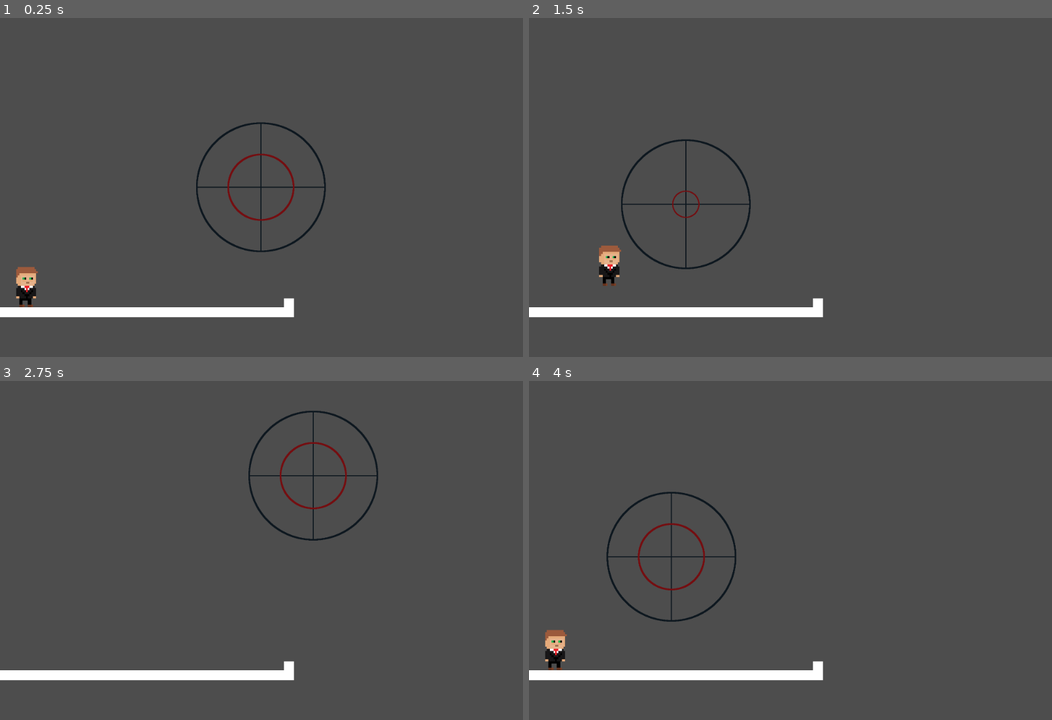
Above: before the commit, frames 1-4 (two rows, left to right).
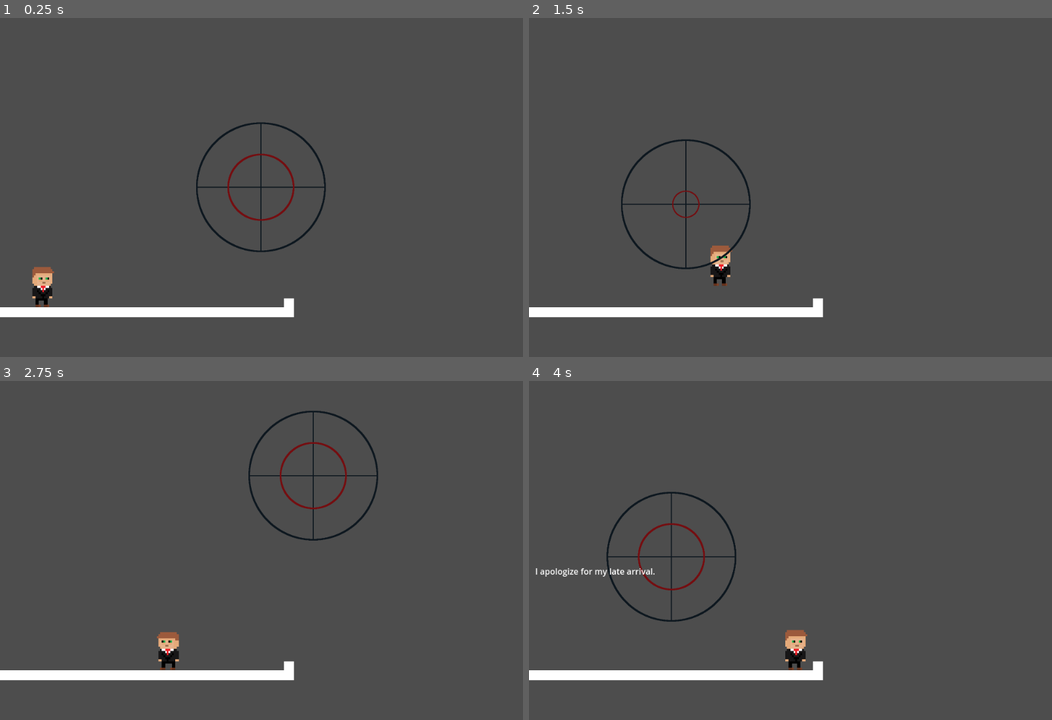
Above: after the commit, the same moments.

Repository: azsocha/Protect-the-VIP
Game: Godot game, scene res://FinalLevel.tscn
Two runs of this game, one before a commit and one after it. Both use one fixed random seed, a clock stepped at 60 frames per second and the inputs below. This scene is started directly instead of the project's main scene. The engine's default icon, where the game draws it, is replaced by a stand-in: a white triangle on a blue panel in a dark square.
Inputs (mouse positions are in pixels of both pictures, inside the frame that each line leads up to):
- Up to frame 1 (0.25 s): no input
- Up to frame 2 (1.5 s): tap Enter at 0.5 s; move the mouse to (649, 258) at 0.52 s; hold Right (move_right) from 0.53 s (still down); click (649, 258) at 0.6 s; tap Space (jump) at 0.77 s; move the mouse to (685, 204) at 1.27 s; click (685, 204) at 1.35 s
- Up to frame 3 (2.75 s): tap Space (jump) at 1.52 s; move the mouse to (313, 475) at 2.02 s; release Right (move_right) at 2.03 s; hold A (move_left) from 2.03 s (still down); click (313, 475) at 2.1 s
- Up to frame 4 (4 s): move the mouse to (764, 618) at 2.77 s; release A (move_left) at 2.78 s; hold Right (move_right) 2.78-3.5 s; click (764, 618) at 2.85 s; tap Space (jump) at 3.02 s; click (670, 557) at 3.5 s, where only the run before the commit has a clickable "Retry Level"

The runs differ from the first frame. In frame 1, 0.7% of the frame differs, in the area x 3-11%, y 73-86%; in frame 2, 0.8%; in frame 3, 0.4%; in frame 4, 1.0%, in the area x 1-54%, y 55-86%.

Commit message:
Added Barriers to Final Level

Diff:
--- a/team-3-final-project/FinalLevel.tscn
+++ b/team-3-final-project/FinalLevel.tscn
@@ -24,13 +24,15 @@
 scale = Vector2(0.1, 1)
 
 [node name="player" parent="." instance=ExtResource("2_3ey1a")]
-position = Vector2(49, 506)
+position = Vector2(80, 508)
 scale = Vector2(0.526316, 0.529412)
 
 [node name="player_2" parent="." instance=ExtResource("3_u3g71")]
 position = Vector2(310, 227)
 
 [node name="dead" parent="." instance=ExtResource("5_bcosa")]
+offset_top = -17.0
+offset_bottom = -17.0
 
 [node name="Node2D" parent="." instance=ExtResource("6_i5wwc")]
 position = Vector2(999, 213)
@@ -45,7 +47,14 @@
 [node name="StaticBody2D" type="StaticBody2D" parent="."]
 
 [node name="StopShape" type="CollisionShape2D" parent="StaticBody2D"]
-position = Vector2(233, 458)
+position = Vector2(600, 470)
+shape = SubResource("RectangleShape2D_0ur61")
+script = ExtResource("8_vp3tf")
+
+[node name="StaticBody2D2" type="StaticBody2D" parent="."]
+
+[node name="StopShape" type="CollisionShape2D" parent="StaticBody2D2"]
+position = Vector2(-45, 479)
 shape = SubResource("RectangleShape2D_0ur61")
 script = ExtResource("8_vp3tf")
 
@@ -64,8 +73,10 @@
 [connection signal="died" from="player" to="Label" method="_on_player_died"]
 [connection signal="died" from="Sniper2/Sprite2D/Area2D" to="player" method="_on_area_2d_died"]
 [connection signal="died" from="Sniper2/Sprite2D/Area2D" to="dead" method="_on_area_2d_died"]
+[connection signal="input_event" from="StaticBody2D" to="player" method="_on_static_body_2d_input_event"]
 [connection signal="input_event" from="StaticBody2D" to="player" method="_on_body_entered"]
-[connection signal="input_event" from="StaticBody2D" to="player" method="_on_static_body_2d_input_event"]
+[connection signal="input_event" from="StaticBody2D2" to="player" method="_on_static_body_2d_input_event"]
+[connection signal="input_event" from="StaticBody2D2" to="player" method="_on_body_entered"]
 [connection signal="timeout" from="Timer" to="Label" method="_on_timer_timeout"]
 
 [editable path="Sniper2"]
